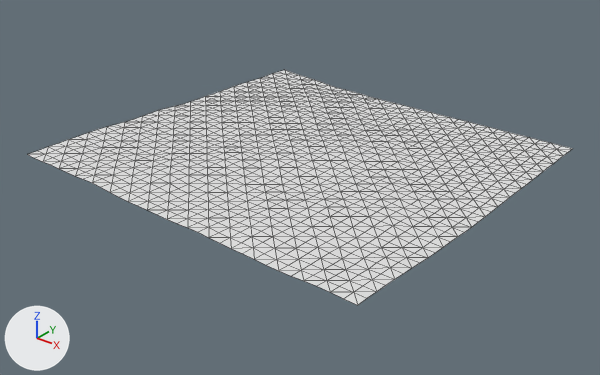
Renders of the OBJ model assets/maps/chunks/terrain_lod0_3_-4.obj from each side of a commit.
Before and after are seen from a camera (50 mm lens) standing at (603.1, 248.6, 101.5) and looking at (448.6, 441.8, -18.3). The axes (+X, +Y, +Z) are drawn at lower left. The lights are the same throughout. The older version comes first. Mesh edges are drawn as thin lines. Where no turn or scale is listed for an object, it has been applied to the vertices.

Names of what the first picture shows: 'terrain_lod0_3_-4'.
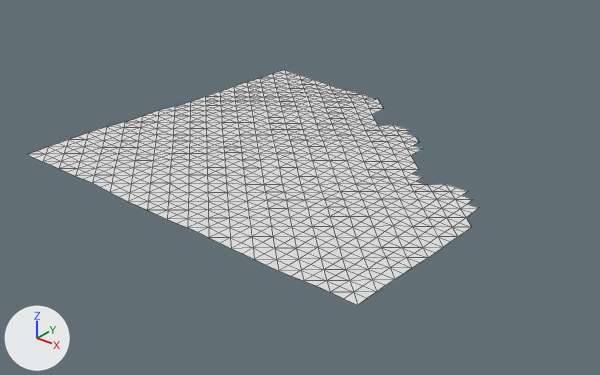
Boxes (x1, y1, x2, y2) around the edits, measured in the pictures (600 x 375 px):
'terrain_lod0_3_-4', reshaped (17% narrower): before (27, 70, 573, 305); after (27, 70, 478, 305)
part 1 of me_terrain_lod0_3__4, deleted: before (372, 99, 573, 227)

The change, as a diff of the scene's bpy script:
```diff
--- a/assets/maps/chunks/terrain_lod0_3_-4.obj.py
+++ b/assets/maps/chunks/terrain_lod0_3_-4.obj.py
@@ me_terrain_lod0_3__4 @@
 # used by ob_terrain_lod0_3__4; location = (0.0, 0.0, 0.0)
-me_terrain_lod0_3__4.from_pydata(...)  # 1089 vertices, 2048 faces; spans x 384.0..512.0, y 384.0..512.0, z -10.8..-4.3
+me_terrain_lod0_3__4.from_pydata(...)  # 903 vertices, 1682 faces; spans x 384.0..512.0, y 384.0..512.0, z -10.8..-4.3
+# me_terrain_lod0_3__4 part 1
+# 186 vertices are removed from x 436.0..512.0, y 444.0..512.0, z -10.8
+# 366 faces are deleted
```
